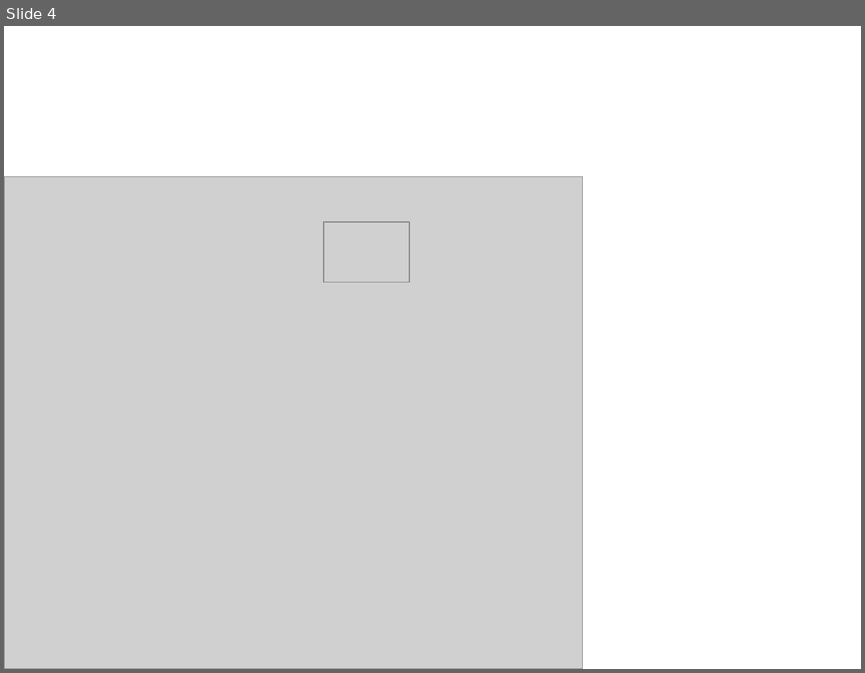
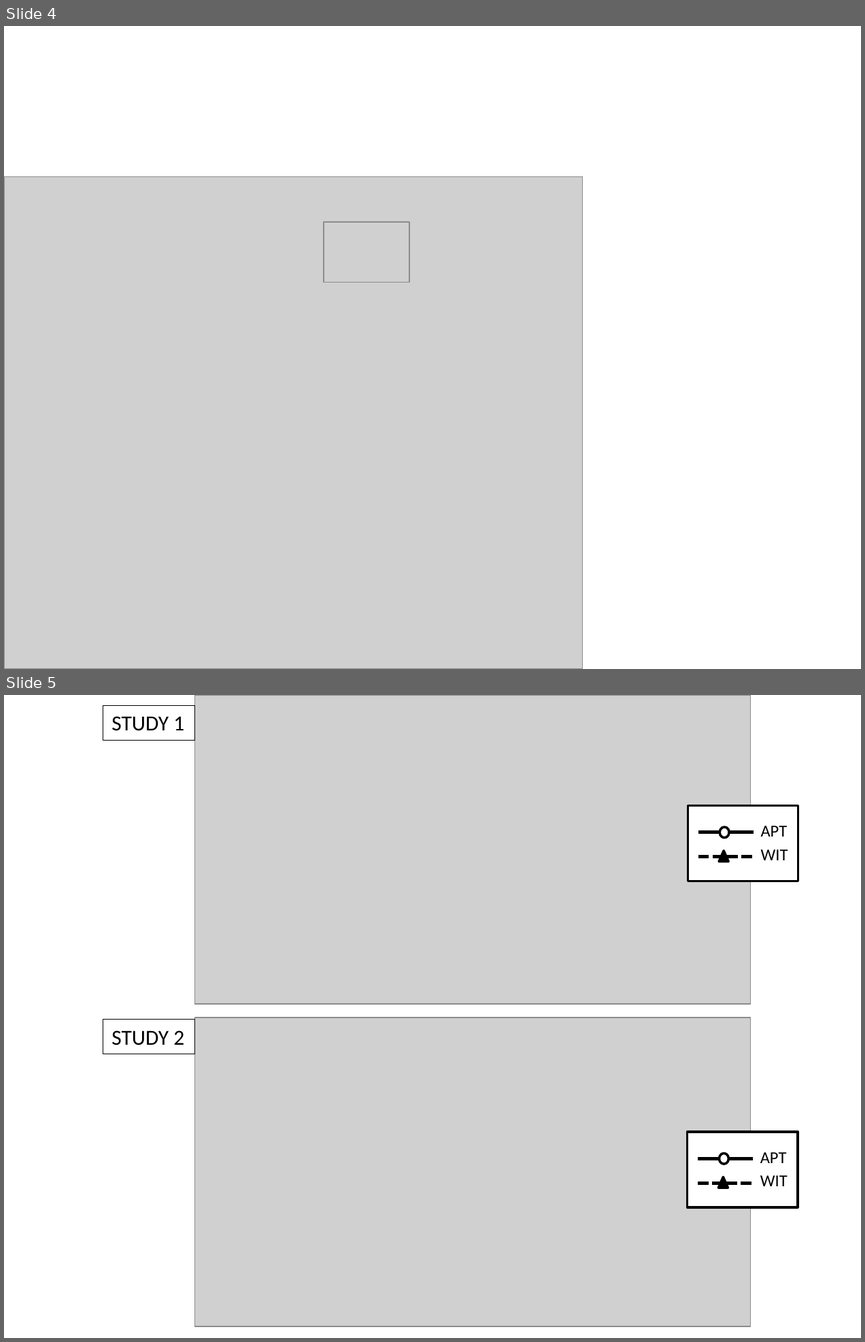
Before and after one commit to hiv8r3/ComparingBias, a slide deck: Data and Analyses/Figures/PP Figures.pptx. Shown one above the other, each under a label of ours: slide 4 before the commit, slides 4 and 5 after it. The pictures are 865x673 and 865x1342 pixels, drawn with LibreOffice and Linux fonts; fonts in the diff are those of the drawing; grey boxes stand for pictures. Boxes give left, top, right and bottom in pixels: in the first picture for what was removed or moved away, otherwise in the second. Text is boxed around its words. In the diff, an @@ line names an element or a change of style, - is before the commit and + after.

```diff
--- a/Data and Analyses/Figures/PP Figures.pptx
+++ b/Data and Analyses/Figures/PP Figures.pptx
@@ slide 5 added at box(4, 695, 861, 1338), background #FFFFFF @@
@@ rectangle added at box(103, 705, 195, 740), outline #000000 0.75 pt, 18 pt, text #000000 @@
+STUDY 1
@@ picture added at box(194, 695, 750, 1004) @@
@@ group added at box(687, 806, 798, 881): 2 lines, 2 texts, 1 rectangle, 1 triangle, 1 ellipse @@
+APT
+WIT
@@ rectangle added at box(103, 1019, 195, 1053), outline #000000 0.75 pt, 18 pt, text #000000 @@
+STUDY 2
@@ picture added at box(194, 1017, 750, 1325) @@
@@ group added at box(687, 1131, 798, 1206): 2 lines, 2 texts, 1 rectangle, 1 triangle, 1 ellipse @@
+APT
+WIT
```
Also in this commit, not shown: 13 other files.
